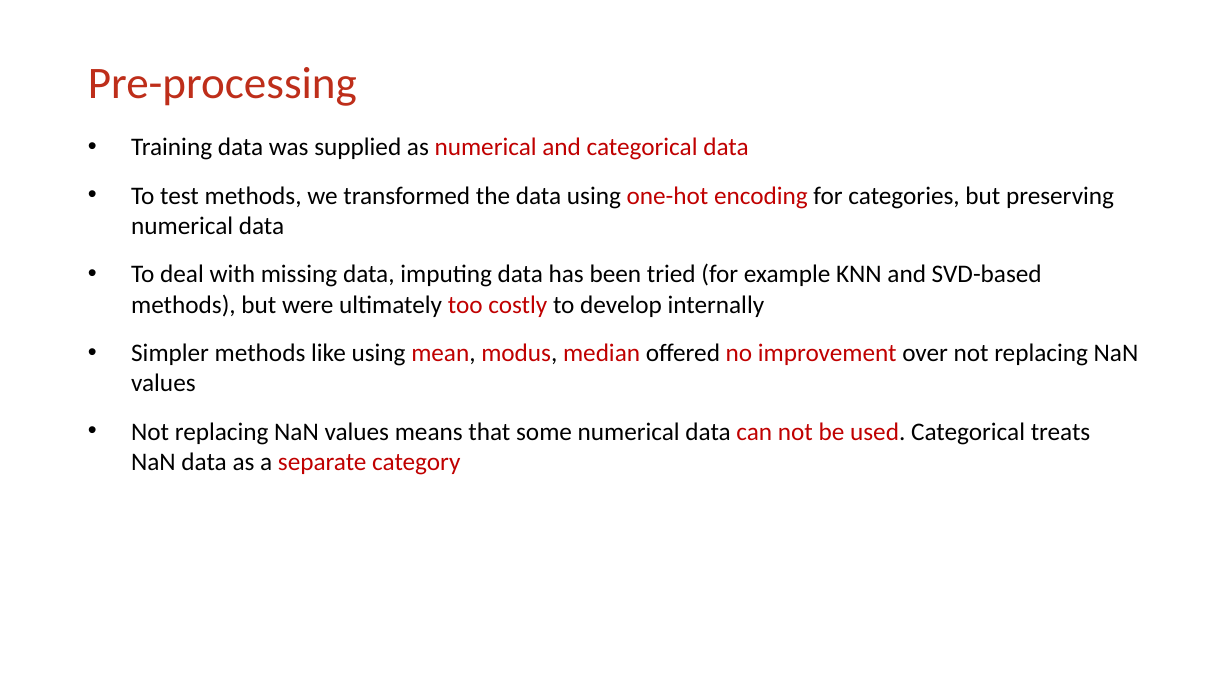
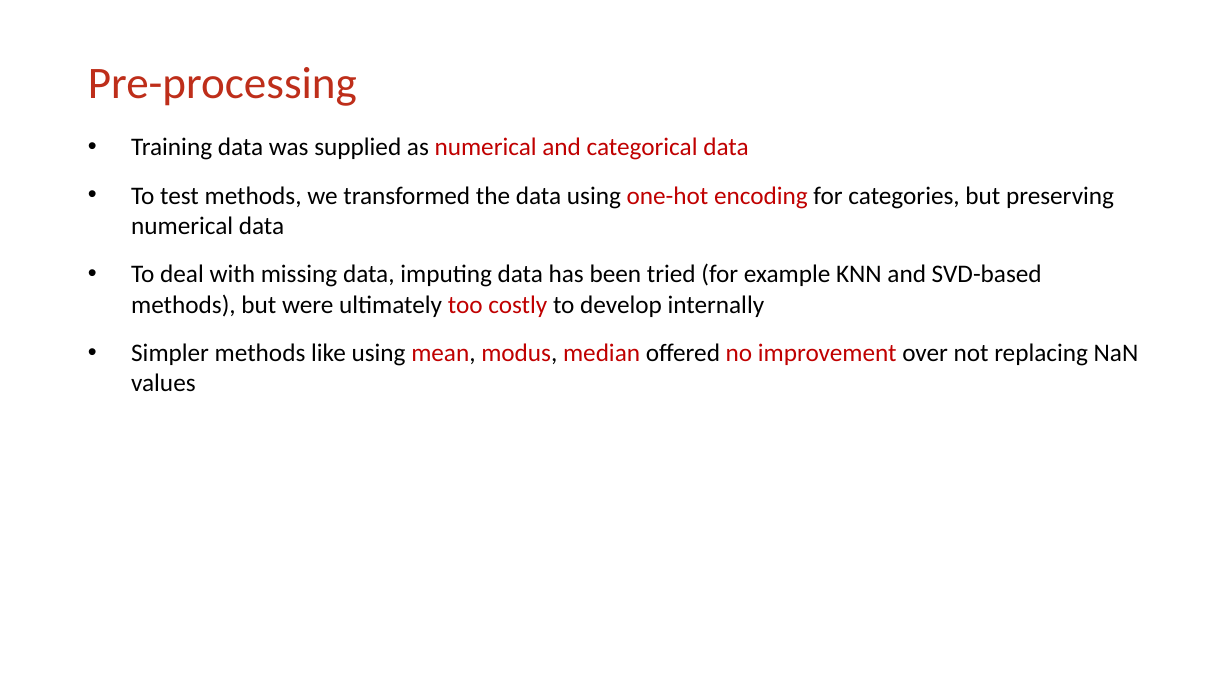
Before and after one commit to mrngm/Classified, a slide deck: slide 4 of presentatie/Classified_MLiP_final_presentation_2.pptx. Drawn at 1232x693 pixels with LibreOffice and Linux fonts; fonts in the diff are those of the drawing; background and template pictures are left out. Boxes give left, top, right and bottom in pixels: in the first picture for what was removed or moved away, otherwise in the second. Text is boxed around its words. In the diff, an @@ line names an element or a change of style, - is before the commit and + after.

```diff
--- a/presentatie/Classified_MLiP_final_presentation_2.pptx
+++ b/presentatie/Classified_MLiP_final_presentation_2.pptx
@@ text at box(131, 422, 1091, 475): paragraph removed @@
-• Not replacing NaN values means that some numerical data can not be used. Categorical treats NaN data as a separate category
```
Also in this commit, not shown: 1 other slide changed, 1 other file.
